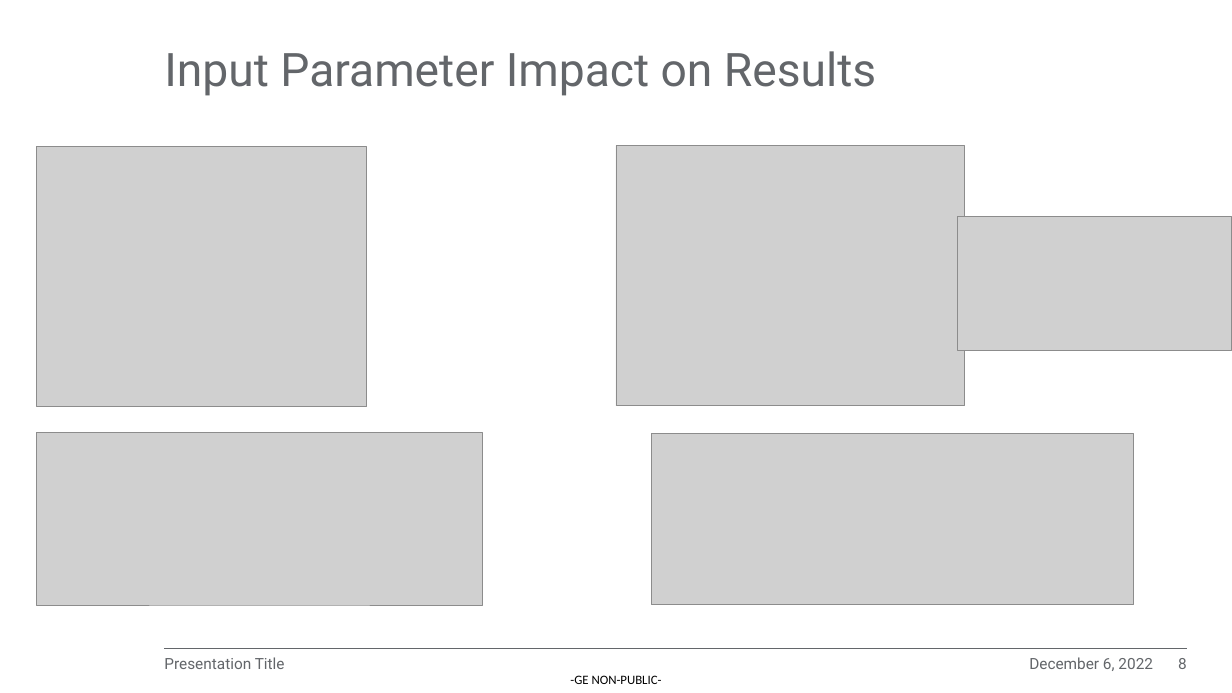
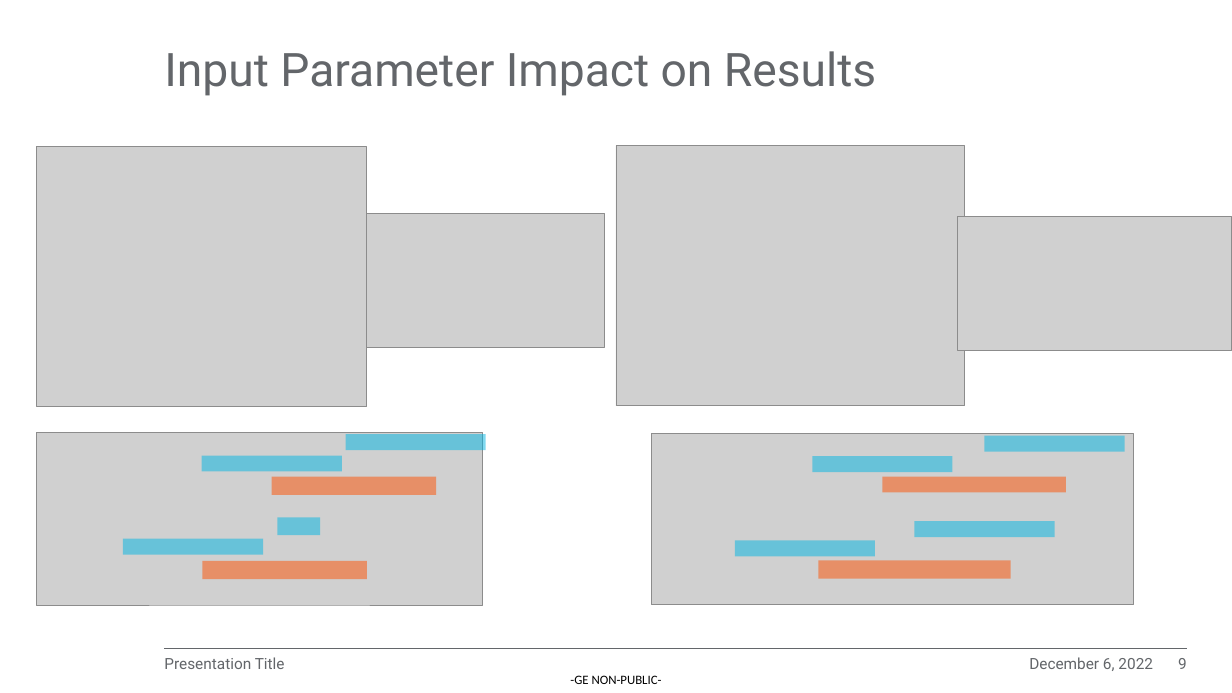
Before and after one commit to EEDP-2022-A/A-Course_Software_Homework_2022, a slide deck: slide 9 of Sprint Review PPT.pptx (slide 8 before the commit). Drawn at 1232x693 pixels with LibreOffice and Linux fonts; fonts in the diff are those of the drawing; grey boxes stand for pictures; background and template pictures are left out. Boxes give left, top, right and bottom in pixels: in the first picture for what was removed or moved away, otherwise in the second. Text is boxed around its words. In the diff, an @@ line names an element or a change of style, - is before the commit and + after.

```diff
--- a/Sprint Review PPT.pptx
+++ b/Sprint Review PPT.pptx
@@ picture added at bbox=[367, 213, 604, 348] @@
@@ rectangle added at bbox=[346, 434, 486, 450], fill #00B5E2 at 50% opacity @@
@@ rectangle added at bbox=[985, 435, 1126, 451], fill #00B5E2 at 50% opacity @@
@@ rectangle added at bbox=[201, 456, 342, 471], fill #00B5E2 at 50% opacity @@
@@ rectangle added at bbox=[272, 477, 436, 495], fill #FE5000 at 50% opacity @@
@@ rectangle added at bbox=[812, 457, 953, 472], fill #00B5E2 at 50% opacity @@
@@ rectangle added at bbox=[883, 477, 1067, 493], fill #FE5000 at 50% opacity @@
@@ rectangle added at bbox=[123, 539, 263, 555], fill #00B5E2 at 50% opacity @@
@@ rectangle added at bbox=[277, 518, 320, 535], fill #00B5E2 at 50% opacity @@
@@ rectangle added at bbox=[915, 521, 1055, 537], fill #00B5E2 at 50% opacity @@
@@ rectangle added at bbox=[202, 561, 367, 579], fill #FE5000 at 50% opacity @@
@@ rectangle added at bbox=[735, 541, 875, 556], fill #00B5E2 at 50% opacity @@
@@ rectangle added at bbox=[819, 560, 1011, 579], fill #FE5000 at 50% opacity @@
```
Also in this commit, not shown: 2 other slides changed, 1 slide removed.
